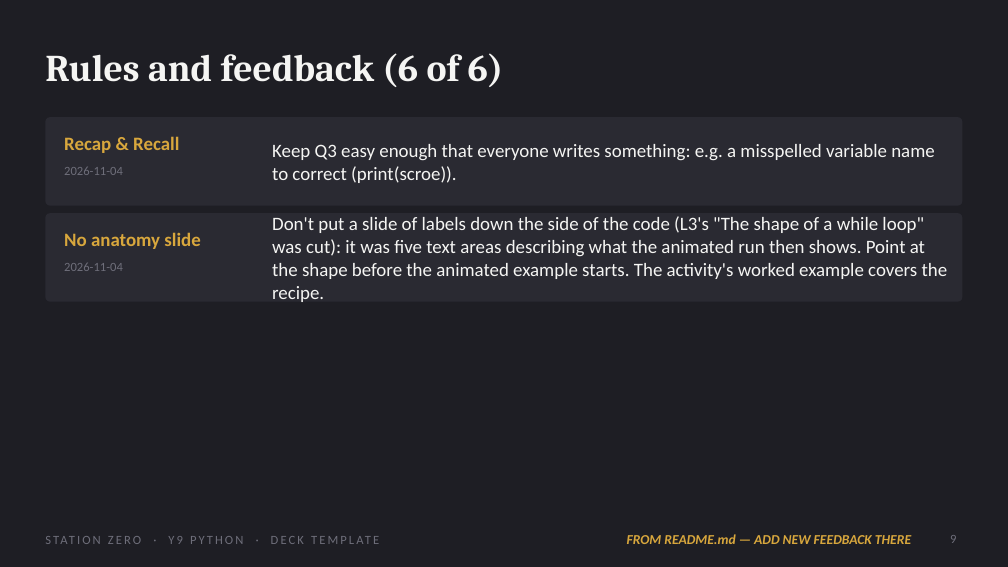
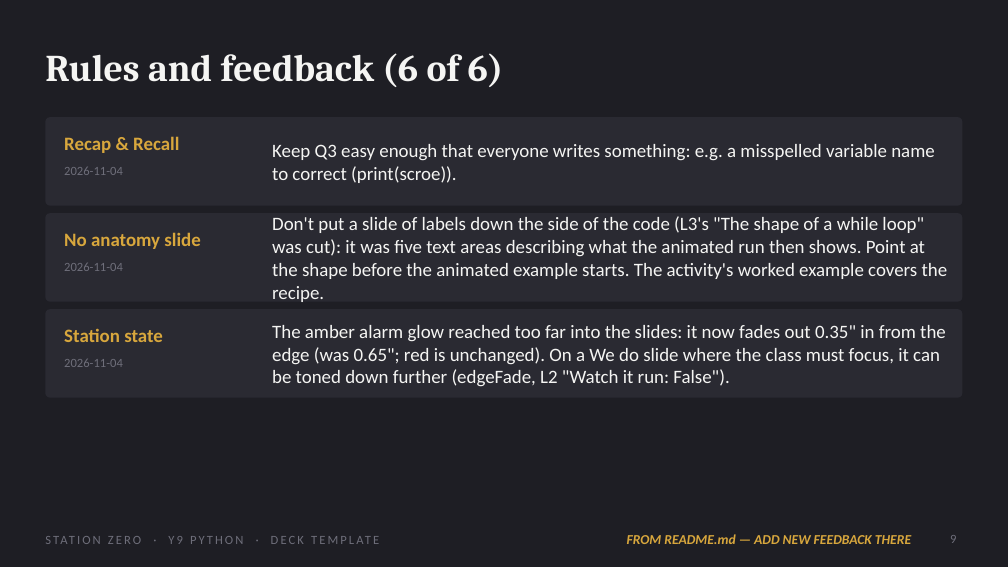
Before and after one commit to OGAComputing/interactive, a slide deck: slide 9 of _presentations/Y9_Python/Y9_Python_Deck_Template.pptx. Drawn at 1008x567 pixels with LibreOffice and Linux fonts; fonts in the diff are those of the drawing. Boxes give left, top, right and bottom in pixels: in the first picture for what was removed or moved away, otherwise in the second. Text is boxed around its words. In the diff, an @@ line names an element or a change of style, - is before the commit and + after.

```diff
--- a/_presentations/Y9_Python/Y9_Python_Deck_Template.pptx
+++ b/_presentations/Y9_Python/Y9_Python_Deck_Template.pptx
@@ rounded rectangle added at (x1=45, y1=309, x2=963, y2=398), fill #2A2A32 @@
@@ text added at (x1=64, y1=329, x2=163, y2=342), 18 pt, text #D8A73D, bold @@
+Station state
@@ text added at (x1=272, y1=325, x2=946, y2=387), 18 pt, text #F5F5F3 @@
+The amber alarm glow reached too far into the slides: it now fades out 0.35" in from the edge (was 0.65"; red is unchanged). On a We do slide where the class must focus, it can be toned down further (edgeFade, L2 "Watch it run: False").
@@ text added at (x1=64, y1=359, x2=123, y2=367), 12 pt, text #6E6E7A @@
+2026-11-04
```
Also in this commit, not shown: 1 other slide changed, 15 other files.
